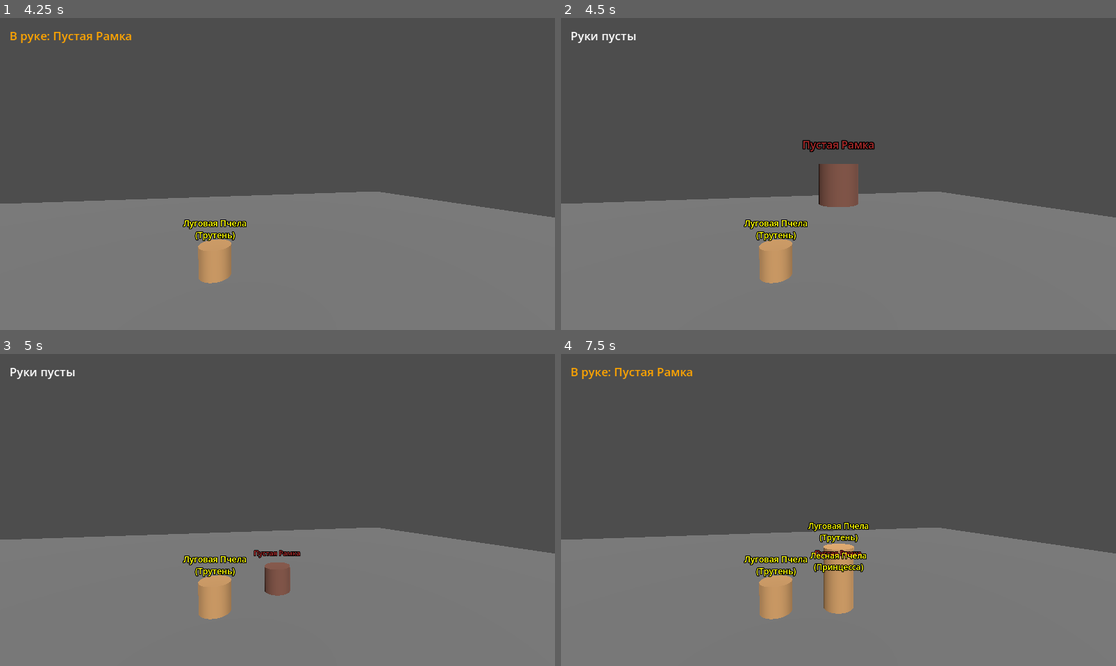
Above: before the commit, frames 1-4 (two rows, left to right).
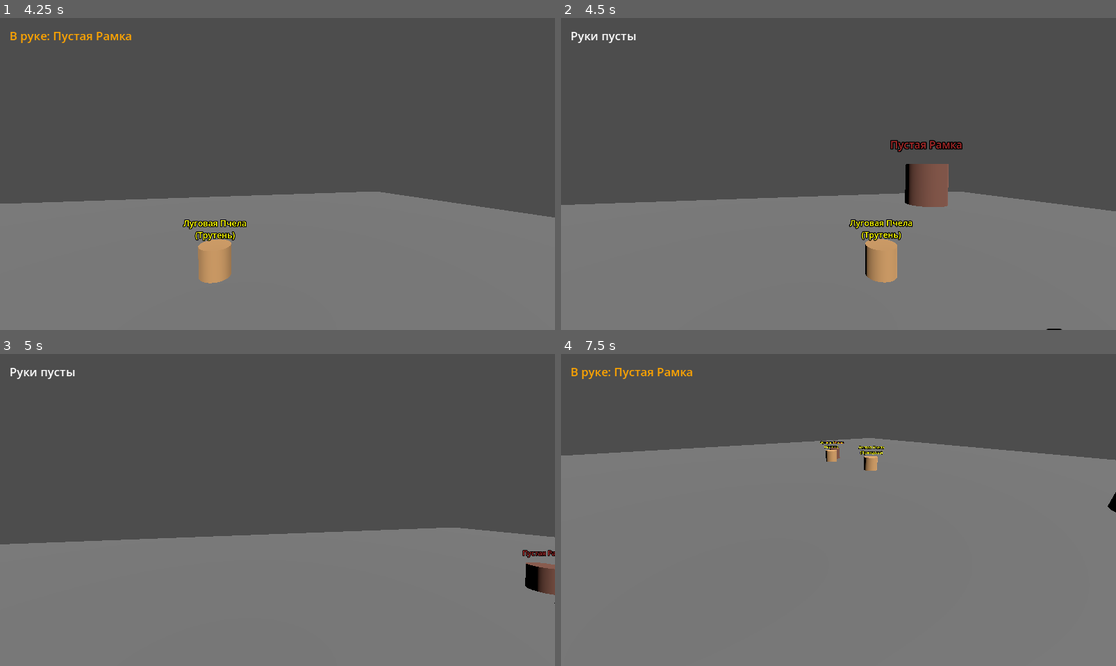
Above: after the commit, the same moments.

Repository: LimitedDissolve/flora-faunarium
Game: Godot game, scene res://Levels/test_level.tscn
Two runs of this game, one before a commit and one after it. Both use one fixed random seed, a clock stepped at 60 frames per second and the inputs below.
Inputs (mouse positions are in pixels of both pictures, inside the frame that each line leads up to):
- Up to frame 1 (4.25 s): tap Enter at 0.5 s; move the mouse to (305, 174) at 0.52 s; hold Q (drop) 0.53-1.28 s; hold W (move_forward) from 0.53 s (still down); click (305, 174) at 0.67 s; move the mouse to (249, 174) at 1.27 s; tap E (interact) at 1.35 s; click (249, 174) at 1.42 s; move the mouse to (288, 167) at 2.02 s; tap 1 at 2.1 s; click (288, 167) at 2.17 s; move the mouse to (271, 180) at 2.77 s; tap 2 at 2.85 s; click (271, 180) at 2.92 s; move the mouse to (316, 177) at 3.52 s; tap 3 at 3.6 s; click (316, 177) at 3.67 s; tap Escape (ui_cancel) at 4.15 s
- Up to frame 2 (4.5 s): tap Space at 4.25 s; move the mouse to (672, 127) at 4.27 s; release W (move_forward) at 4.28 s; hold A (move_left) from 4.28 s (still down); tap Q (drop) at 4.35 s; click (672, 127) at 4.42 s
- Up to frame 3 (5 s): keep holding A (move_left)
- Up to frame 4 (7.5 s): move the mouse to (866, 510) at 5.02 s; release A (move_left) at 5.03 s; hold S (move_back) 5.03-5.78 s; hold E (interact) 5.03-5.78 s; click (866, 510) at 5.17 s; move the mouse to (755, 432) at 5.77 s; hold D (move_right) 5.78-6.53 s; tap 1 at 5.85 s; click (755, 432) at 5.92 s; move the mouse to (960, 494) at 6.52 s; hold W (move_forward) 6.53-7.28 s; tap 2 at 6.6 s; click (960, 494) at 6.67 s; tap Enter at 7.25 s; move the mouse to (727, 525) at 7.27 s; hold D (move_right) from 7.28 s (still down); tap 3 at 7.35 s; click (727, 525) at 7.42 s

Frame 1 is identical in both runs. In frame 2, 5.4% of the frame differs, in the area x 0-100%, y 39-100%; in frame 3, 4.1%; in frame 4, 31%, in the area x 0-100%, y 26-86%.

Commit message:
yeap yeap

Diff:
--- a/Entities/Machines/analyzer.gd
+++ b/Entities/Machines/analyzer.gd
@@ -56,6 +56,7 @@
 
 func show_analyzer_ui(player):
 	Input.set_mouse_mode(Input.MOUSE_MODE_VISIBLE)
+	player.is_ui_active = true
 
 	var panel = Panel.new()
 	panel.set_anchors_preset(Control.PRESET_CENTER)
@@ -96,4 +97,5 @@
 	btn.pressed.connect(func():
 		panel.queue_free()
 		Input.set_mouse_mode(Input.MOUSE_MODE_CAPTURED)
+		player.is_ui_active = false
 	)
--- a/Entities/Player/player.gd
+++ b/Entities/Player/player.gd
@@ -1,6 +1,8 @@
 extends CharacterBody3D
 
 const SPEED = 5.0
+var is_ui_active: bool = false
+
 
 # --- СЛОТЫ РУК ---
 var held_small_item: Variant = null # Может быть BeeData или Dictionary (рамка, мед, соты)
@@ -111,26 +113,32 @@
 	dropped_node.global_position = camera.global_position - camera.global_transform.basis.z * 2.0
 
 func _unhandled_input(event):
+	# 1. Сначала обрабатываем клик для захвата мыши, даже если она сейчас видима
+	if event is InputEventMouseButton and event.button_index == MOUSE_BUTTON_LEFT and event.pressed:
+		Input.set_mouse_mode(Input.MOUSE_MODE_CAPTURED)
+		get_viewport().set_input_as_handled() # Помечаем событие как обработанное
+
+	# 2. Если мышь всё еще видима, игнорируем вращение камеры
 	if Input.get_mouse_mode() == Input.MOUSE_MODE_VISIBLE:
 		return
 
-	if event is InputEventMouseButton and event.button_index == MOUSE_BUTTON_LEFT and event.pressed:
-		Input.set_mouse_mode(Input.MOUSE_MODE_CAPTURED)
+	# 3. Вращение камеры (работает только при захваченной мыши)
+	if event is InputEventMouseMotion:
+		head.rotate_y(-event.relative.x * mouse_sensitivity)
+		camera.rotate_x(-event.relative.y * mouse_sensitivity)
+		camera.rotation.x = clamp(camera.rotation.x, deg_to_rad(-80), deg_to_rad(80))
 
-	if Input.get_mouse_mode() == Input.MOUSE_MODE_CAPTURED:
-		if event is InputEventMouseMotion:
-			head.rotate_y(-event.relative.x * mouse_sensitivity)
-			camera.rotate_x(-event.relative.y * mouse_sensitivity)
-			camera.rotation.x = clamp(camera.rotation.x, deg_to_rad(-80), deg_to_rad(80))
-
+	# Освобождение мыши по кнопке Esc (ui_cancel)
 	if event.is_action_pressed("ui_cancel"):
 		Input.set_mouse_mode(Input.MOUSE_MODE_VISIBLE)
 
 func _physics_process(delta):
-	if Input.get_mouse_mode() == Input.MOUSE_MODE_VISIBLE:
-		velocity.x = move_toward(velocity.x, 0, SPEED)
-		velocity.z = move_toward(velocity.z, 0, SPEED)
+	if is_ui_active:
+			velocity.x = move_toward(velocity.x, 0, SPEED)
+			velocity.z = move_toward(velocity.z, 0, SPEED)
 	else:
+		# Ходьба по WASD теперь будет работать ВСЕГДА,
+		# даже если браузер временно не дает скрыть курсор!
 		var input_dir = Input.get_vector("move_left", "move_right", "move_forward", "move_back")
 		var direction = (head.transform.basis * Vector3(input_dir.x, 0, input_dir.y)).normalized()
 
--- /dev/null
+++ b/prompt-gen.config.json
@@ -0,0 +1,8 @@
+{
+  "extensions": "tscn,gd",
+  "directory": "./",
+  "output": "src_prompt.md",
+  "format": "structured",
+  "excludePaths": "**/.godot/**,**/.vscode/**",
+  "maxSize": "100"
+}
Not shown, added: export_presets.cfg
